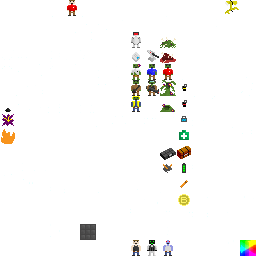
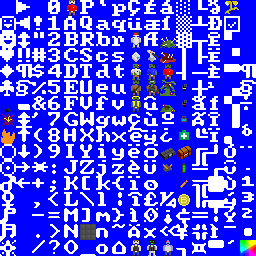
Layer changes from the first 256px x 256px image to the second:
showed "Layer 1" over box(0, 0, 256, 256)
